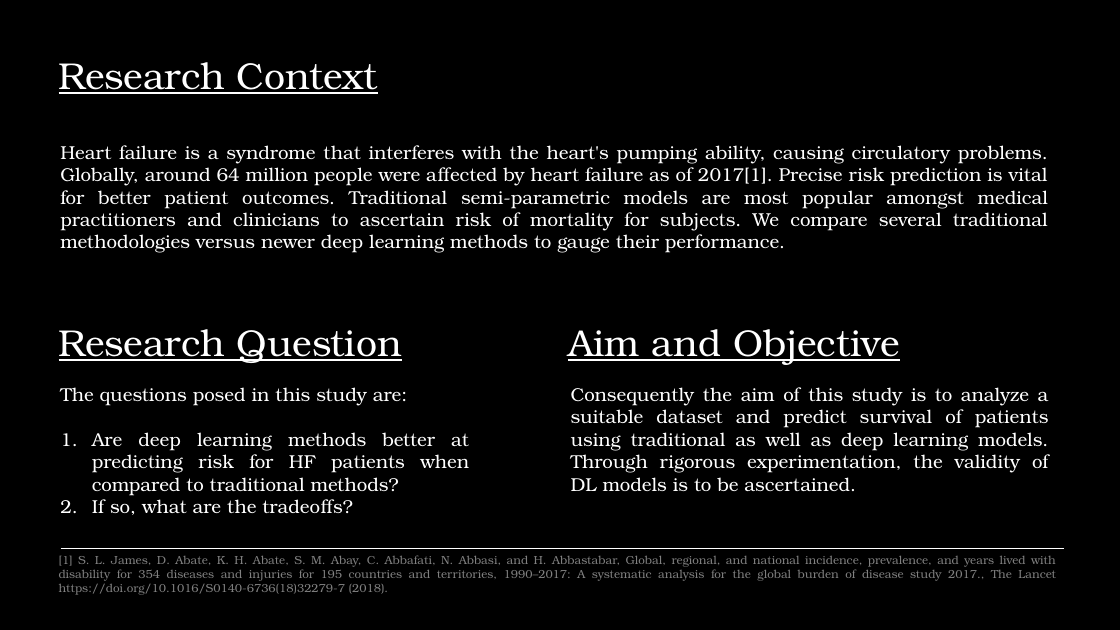
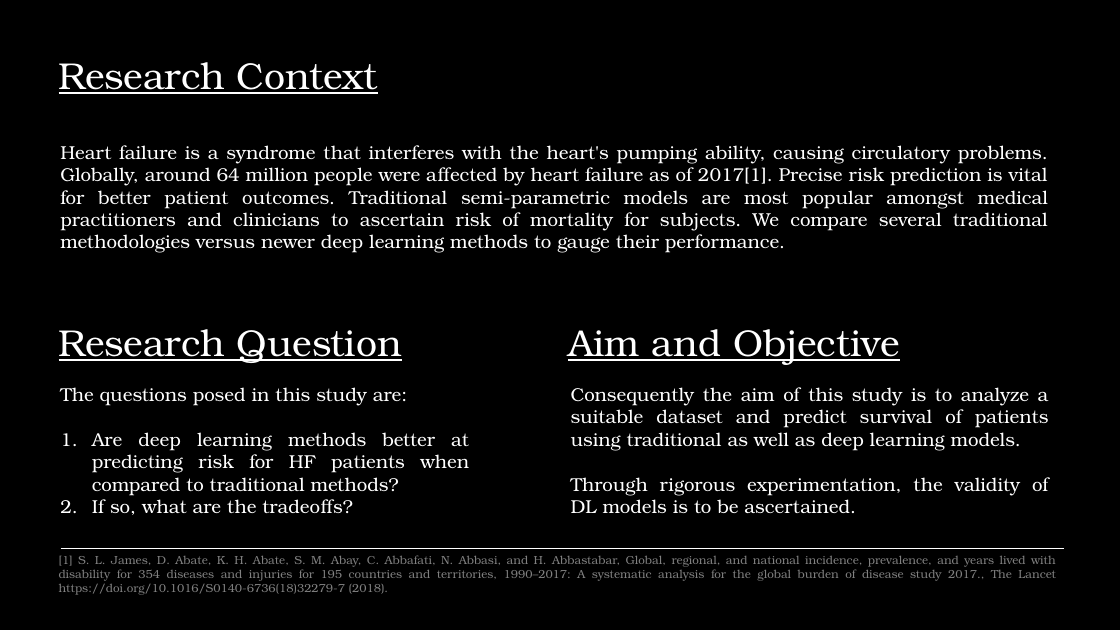
Before and after one commit to sourasen1011/UoE_Research_Project_2023, a slide deck: slide 3 of presentations/powerpoint_presentation/my_presentation.pptx. Drawn at 1120x630 pixels with LibreOffice and Linux fonts; fonts in the diff are those of the drawing. Boxes give left, top, right and bottom in pixels: in the first picture for what was removed or moved away, otherwise in the second. Text is boxed around its words. In the diff, an @@ line names an element or a change of style, - is before the commit and + after.

```diff
--- a/presentations/powerpoint_presentation/my_presentation.pptx
+++ b/presentations/powerpoint_presentation/my_presentation.pptx
@@ text at bbox=[571, 387, 1049, 513]: text changed @@
-Consequently the aim of this study is to analyze a suitable dataset and predict survival of patients using traditional as well as deep learning models. Through rigorous experimentation, the validity of DL models is to be ascertained.
+Consequently the aim of this study is to analyze a suitable dataset and predict survival of patients using traditional as well as deep learning models.
+Through rigorous experimentation, the validity of DL models is to be ascertained.
```
Also in this commit, not shown: 1 slide added, 1 slide removed, 1 other file.
